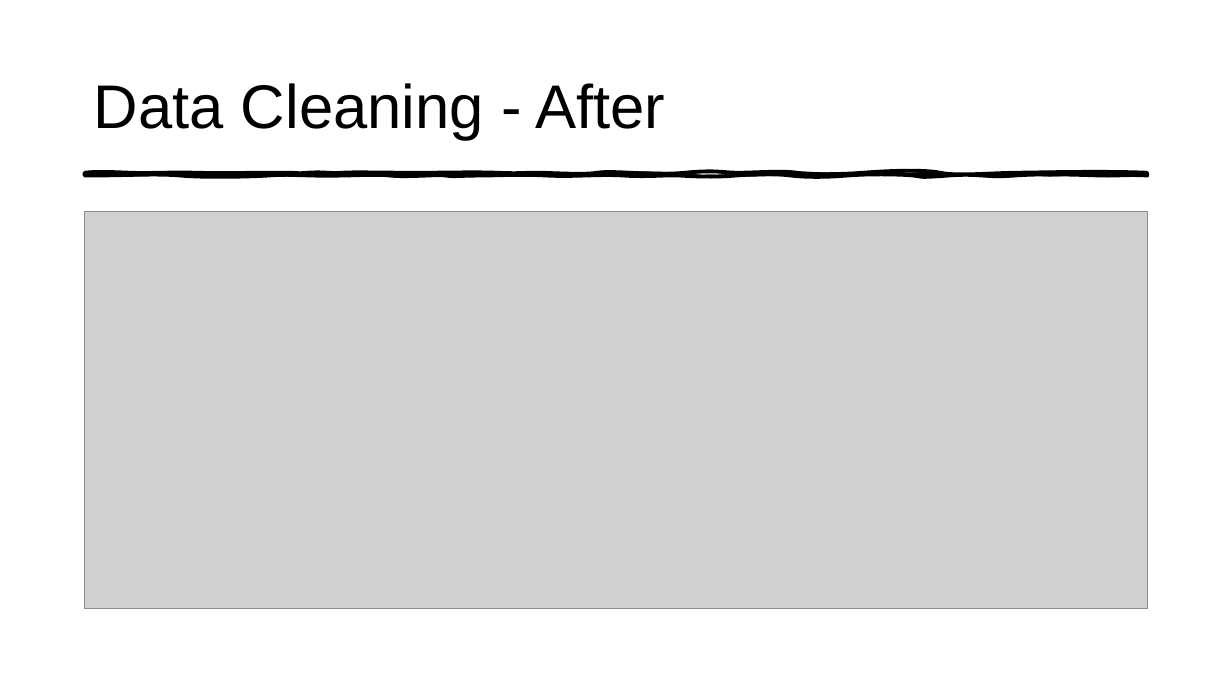
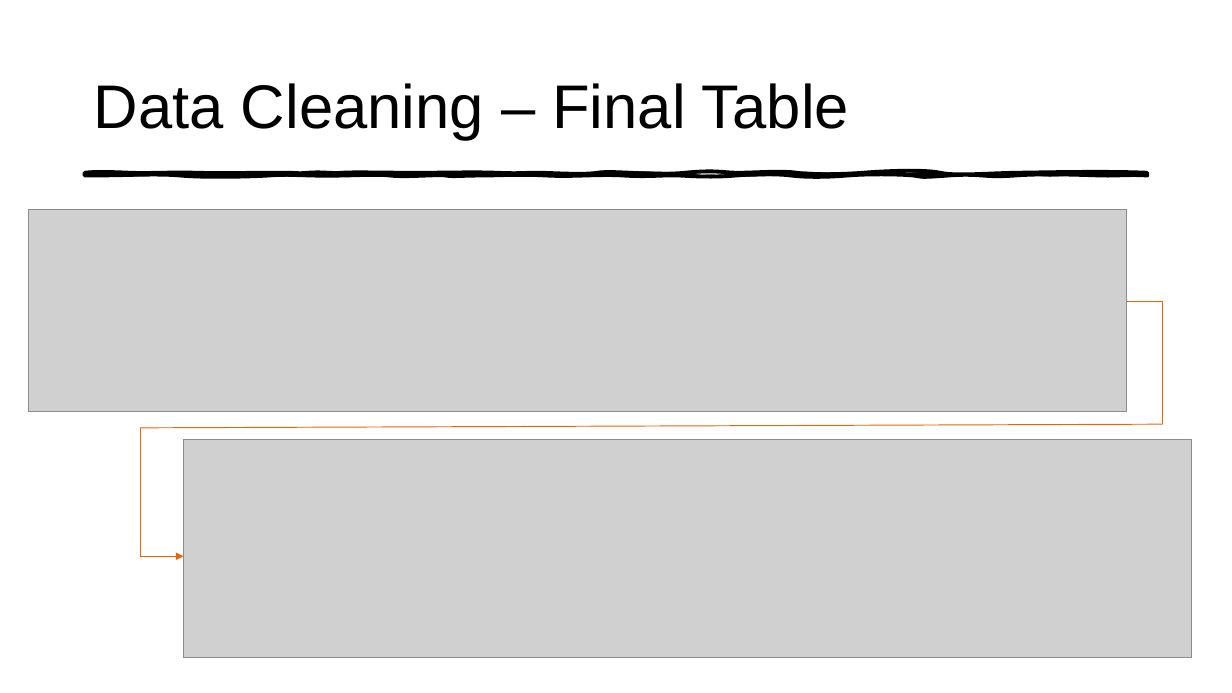
Before and after one commit to BiochemHead/COMP_4447_Final_Project, a slide deck: slide 9 of HikingPresentation.pptx (slide 7 before the commit). Drawn at 1232x693 pixels with LibreOffice and Linux fonts; fonts in the diff are those of the drawing; grey boxes stand for pictures. Boxes give left, top, right and bottom in pixels: in the first picture for what was removed or moved away, otherwise in the second. Text is boxed around its words. In the diff, an @@ line names an element or a change of style, - is before the commit and + after.

```diff
--- a/HikingPresentation.pptx
+++ b/HikingPresentation.pptx
@@ title at [94,83,849,140]: text changed @@
-Data Cleaning - After
+Data Cleaning – Final Table
@@ picture added at [29,210,1128,411] @@
@@ picture removed at [85,212,1148,609] @@
@@ elbow line added from (1127, 302) to (1163, 424), #E4650E 0.75 pt @@
@@ elbow arrow added from (140, 428) to (184, 556), #E4650E 0.75 pt @@
@@ line added from (1163, 424) to (140, 428), #E4650E 0.75 pt @@
@@ picture added at [184,440,1192,657] @@
```
Also in this commit, not shown: 5 other slides changed, 4 slides added, 5 slides removed.
